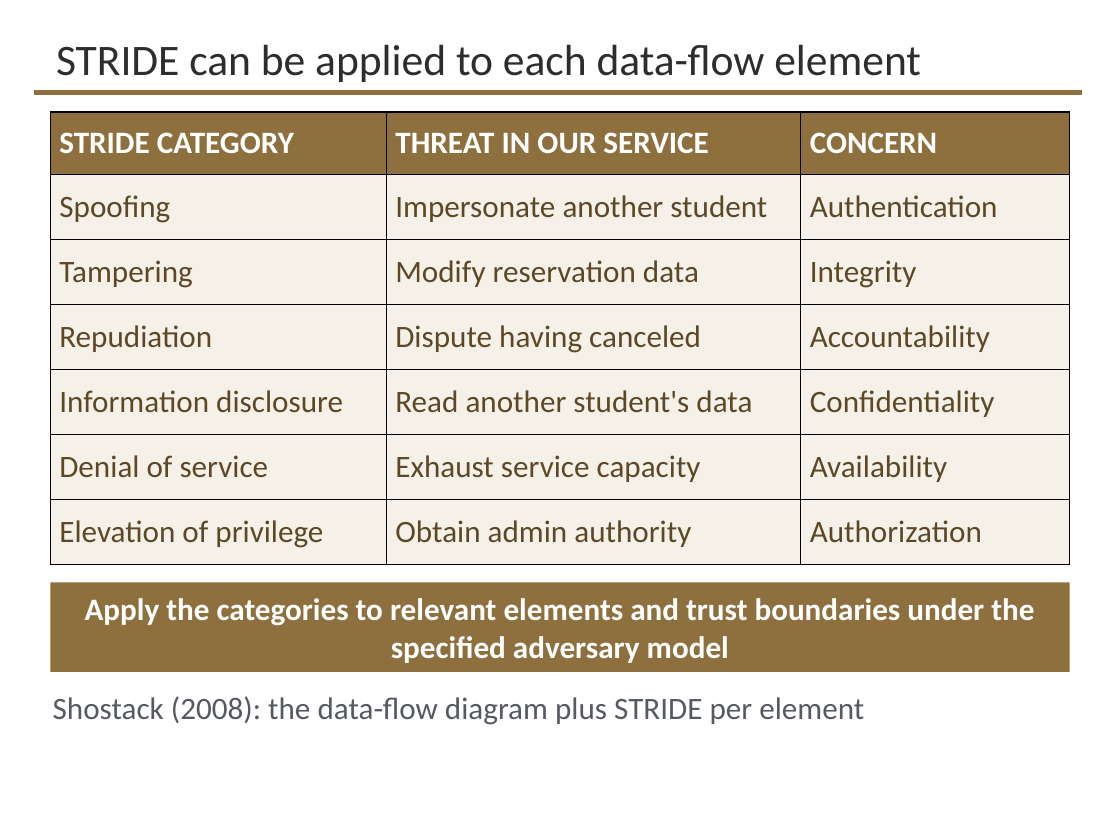
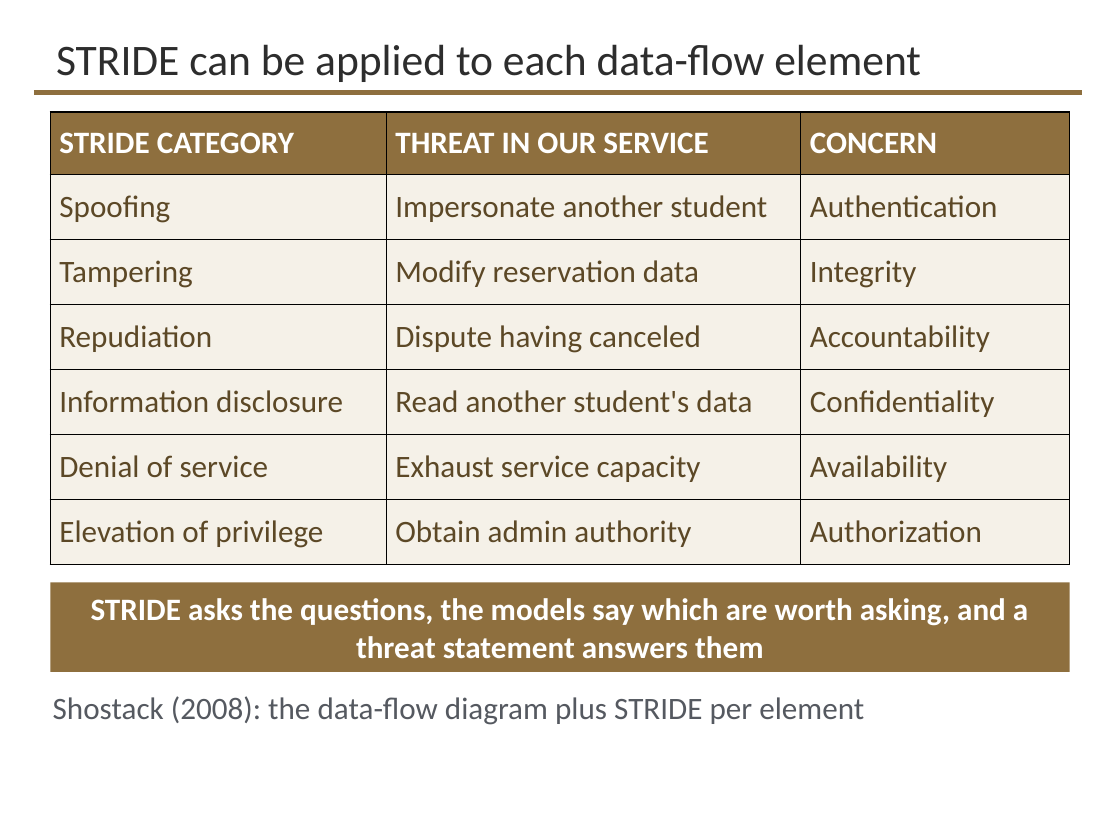
Before and after one commit to davisjam/model-based-agentic-software-engineering, a slide deck: slide 19 of course/lectures/act-3-software-in-the-world/05-security-engineering/3-5-Security-Engineering-1-Threat-Modeling.pptx (slide 14 before the commit). Drawn at 1120x840 pixels with LibreOffice and Linux fonts; fonts in the diff are those of the drawing; background and template pictures are left out. Boxes give left, top, right and bottom in pixels: in the first picture for what was removed or moved away, otherwise in the second. Text is boxed around its words. In the diff, an @@ line names an element or a change of style, - is before the commit and + after.

```diff
--- a/course/lectures/act-3-software-in-the-world/05-security-engineering/3-5-Security-Engineering-1-Threat-Modeling.pptx
+++ b/course/lectures/act-3-software-in-the-world/05-security-engineering/3-5-Security-Engineering-1-Threat-Modeling.pptx
@@ text in rectangle at <box>91,598,1028,659</box>: text changed @@
-Apply the categories to relevant elements and trust boundaries under the specified adversary model
+STRIDE asks the questions, the models say which are worth asking, and a threat statement answers them
```
Also in this commit, not shown: 8 other slides changed, 8 slides added, 29 other files.
